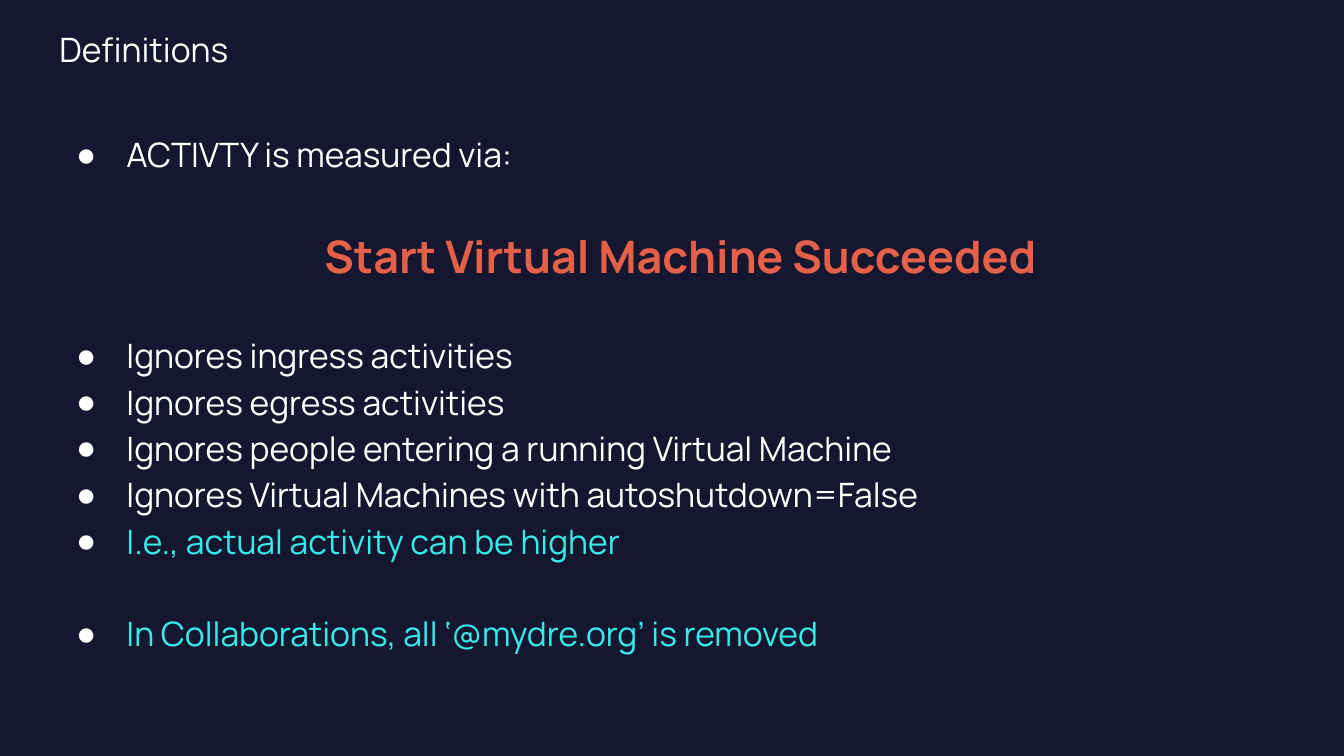
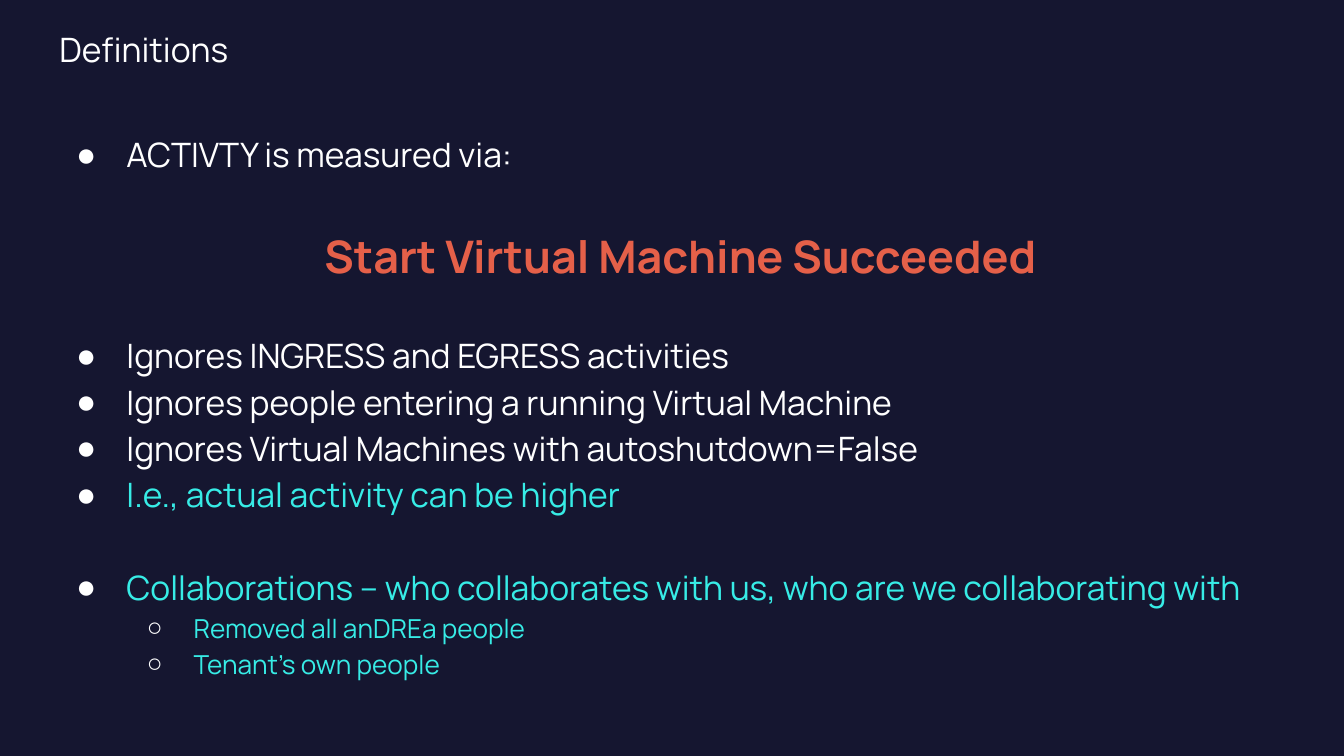
Before and after one commit to flow4u/myDRE-Activity, a slide deck: slide 2 of myDRE/2023-01-01 - 2023-01-31 myDRE Activity.pptx. Drawn at 1344x756 pixels with LibreOffice and Linux fonts; fonts in the diff are those of the drawing. Boxes give left, top, right and bottom in pixels: in the first picture for what was removed or moved away, otherwise in the second. Text is boxed around its words. In the diff, an @@ line names an element or a change of style, - is before the commit and + after.

```diff
--- a/myDRE/2023-01-01 - 2023-01-31 myDRE Activity.pptx
+++ b/myDRE/2023-01-01 - 2023-01-31 myDRE Activity.pptx
@@ text at <box>126,343,729,377</box>: text changed @@
-● Ignores ingress activities
-● Ignores egress activities
+● Ignores INGRESS and EGRESS activities
@@ text at <box>126,575,1240,681</box>: text changed @@
-● In Collaborations, all ‘@mydre.org’ is removed
+● Collaborations – who collaborates with us, who are we collaborating with
+  ○ Removed all anDREa people
+  ○ Tenant’s own people
```
Also in this commit, not shown: 4 other files.
